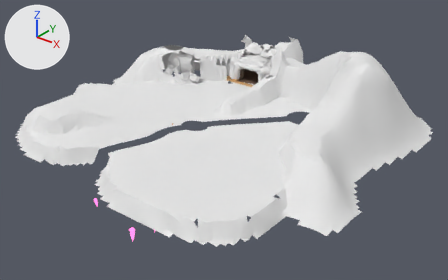
An edit to the FBX model assets/world/world-finish/world-finish-den.fbx, drawn before and after from the same camera.
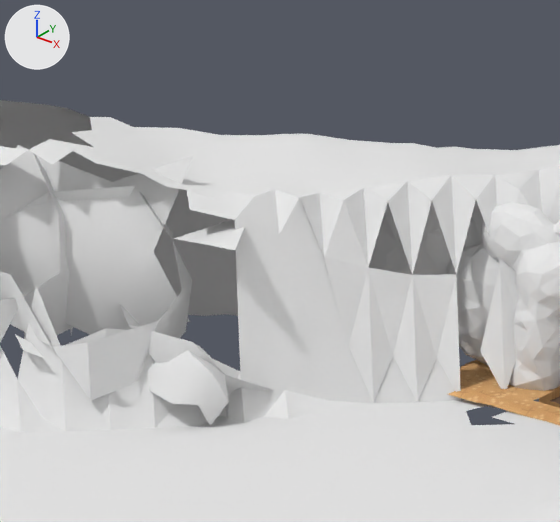
Each version is shown whole from a 50 mm camera at (269.0, -280.0, 176.0) aimed at (16.0, 36.0, -21.0), then close up on the part from 38% to 53% of the width and 12% to 34% of the height. Lighting does not change. The marker at upper left points along +X, +Y and +Z. The first two pictures are the older version. Vertices at exactly the same position are counted once.

Objects in the first close-up: 'W7_CD_Ground__grass', 'W7_CD_Ground__ground', 'W7_CD_Region__cliff_rock', 'W7_CD_Region__grass', 'W7_F_DenApron__dirt_path', 'W7_F_DenMouth__cliff_rock', 'W7_F_DenSkin__cliff_rock' and 1 more.
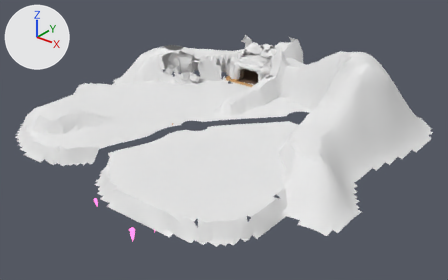
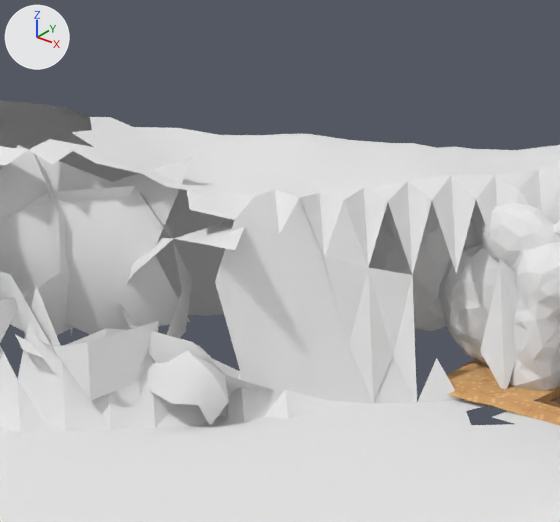
What changed in the scene script:
```text
Change me_landmarks__cliff_rock_002:
    used by ob_w7_cd_region__cliff_rock; location = (-27.69, 90.99, 11.09)
    verts and faces of me_landmarks__cliff_rock_002; kept vertices keep their numbers, new ones are numbered from 101
    before: 32 (-18.2, -20.3, -6.9), 33 (-16.4, -21.7, -1.7) at pixel (158, 320), 37 (-17.8, -16.8, -0.3) at pixel (182, 290), 65 (-25.5, -17.6, -2.4)
    remove me_landmarks__cliff_rock_002.from_pydata(...)  # 101 vertices, 92 faces; spans x -42.0..42.0, y -35.2..35.2, z -13.9..11.6
    add me_landmarks__cliff_rock_002.from_pydata(...)  # 104 vertices, 93 faces; spans x -42.0..42.0, y -35.2..35.2, z -13.9..11.6
    me_landmarks__cliff_rock_002 part 1
    add delete_faces([(32, 37, 33)])
    add verts[101] = (-21.7, -19.1, 1.2)  # pixel (134, 273)
    add verts[102] = (-19.6, -15.8, 4.2)  # pixel (173, 238)
    add verts[103] = (-26.7, -14.3, 2.7)
    add faces += [(101, 102, 103), (65, 101, 103)]
Change me_w7_f_denskin__cliff_rock:
    used by ob_w7_f_denskin__cliff_rock; location = (0.0, 0.0, 0.0)
    verts and faces of me_w7_f_denskin__cliff_rock; kept vertices keep their numbers, new ones are numbered from 68
    before: 38 (-26.9, 92.9, 11.3) at pixel (456, 274), 48 (-29.9, 89.9, 11.4) at pixel (412, 274), 49 (-26.9, 89.9, 3.7) at pixel (436, 357), 50 (-24.0, 89.9, 0.1) at pixel (460, 400), 60 (-26.9, 86.9, 0.0) at pixel (417, 402)
    remove me_w7_f_denskin__cliff_rock.from_pydata(...)  # 68 vertices, 74 faces; spans x -38.9..24.1, y 83.9..105.1, z 0.0..34.1
    add me_w7_f_denskin__cliff_rock.from_pydata(...)  # 66 vertices, 71 faces; spans x -38.9..24.1, y 83.9..105.1, z 0.0..34.1
    me_w7_f_denskin__cliff_rock part 2
    add delete_vertices([49, 50])  # with the faces that use them
Change me_terrain_ground__ground_002:
    used by ob_w7_cd_ground__ground; location = (16.5, 34.5, 18.82)
    remove me_terrain_ground__ground_002.from_pydata(...)  # 3295 vertices, 5356 faces; spans x -130.0..130.0, y -124.0..124.0, z -28.0..28.0
    add me_terrain_ground__ground_002.from_pydata(...)  # 3296 vertices, 5354 faces; spans x -130.0..130.0, y -124.0..124.0, z -28.0..28.0
    me_terrain_ground__ground_002 part 3: 1 vertex added at x -58.0, y 40.0, z -7.0
    other edits to the shape of me_terrain_ground__ground_002 do not show in these pictures
```

Boxes [x1, y1, x2, y2] around the edits, measured in the close-ups (560 x 522 px):
part 1 of me_landmarks__cliff_rock_002, reshaped
    before: [158, 292, 182, 335]
    after: [127, 238, 173, 283]
part 2 of me_w7_f_denskin__cliff_rock, deleted
    before: [412, 274, 461, 402]
part 3 of me_terrain_ground__ground_002, added
    after: [215, 220, 240, 369]
